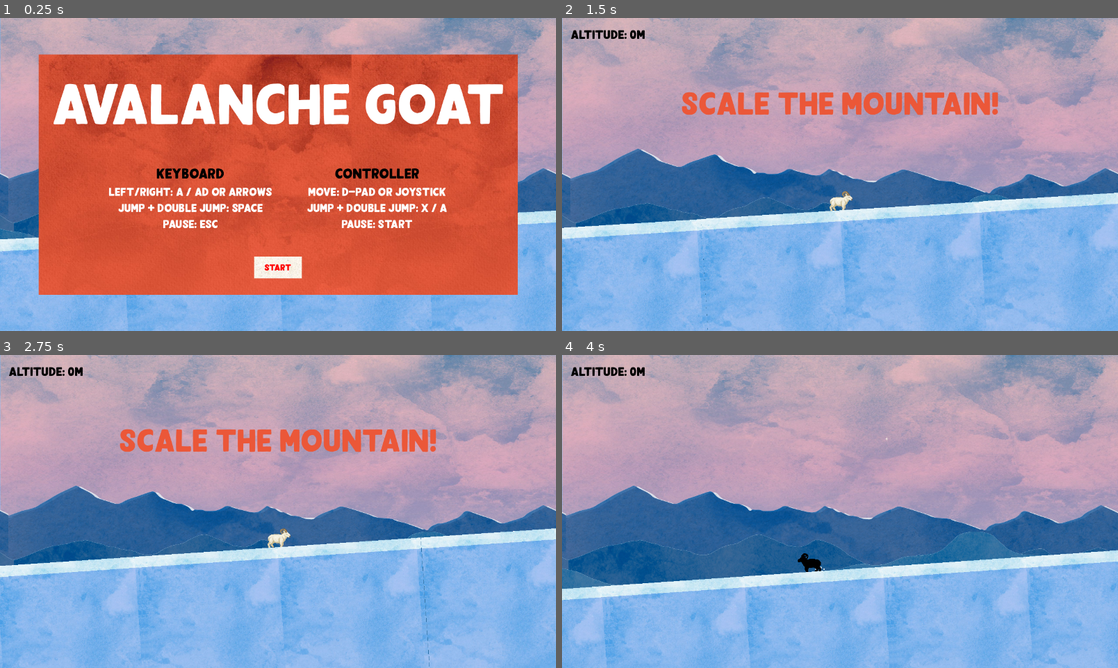
Above: before the commit, frames 1-4 (two rows, left to right).
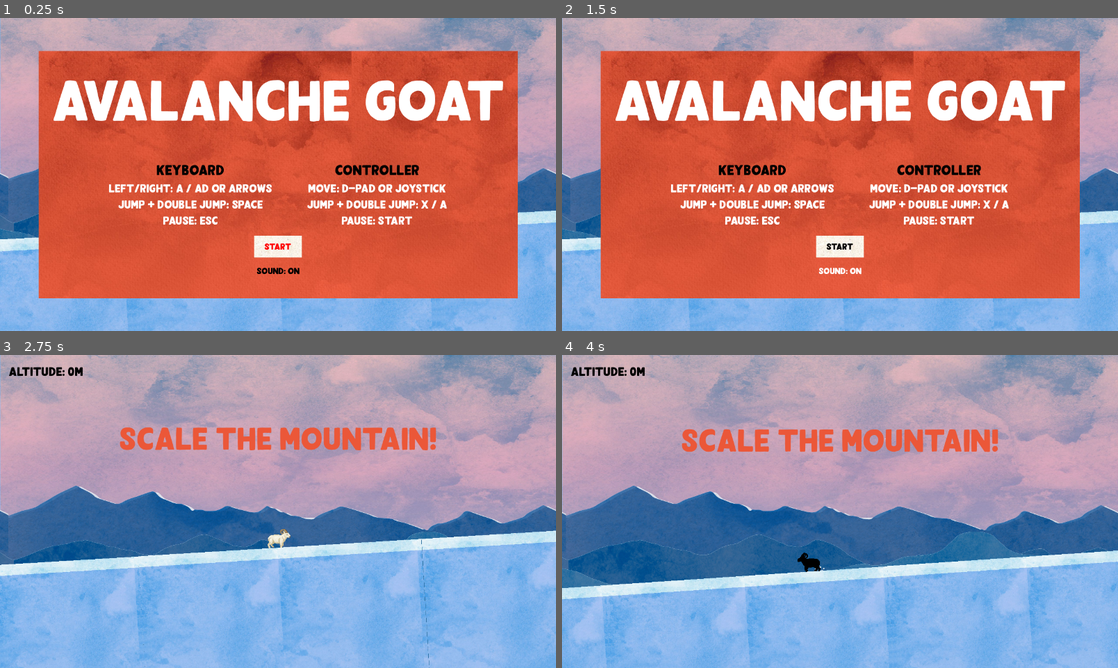
Above: after the commit, the same moments.

Repository: ashleyrevlett/avalanche
Game: Godot game, scene res://scene.tscn
The game is run twice, just before and just after one commit, with the same random seed, the same clock (stepped at 60 frames per second) and the same inputs.
Inputs (mouse positions are in pixels of both pictures, inside the frame that each line leads up to):
- Up to frame 1 (0.25 s): no input
- Up to frame 2 (1.5 s): click (840, 271) at 0.5 s, where only the run after the commit has a clickable "Sound: On"; click (840, 271) at 1.25 s, where only the run after the commit has a clickable "Sound: Off"
- Up to frame 3 (2.75 s): click (278, 583) at 2 s, where only the run after the commit has a clickable "Start"
- Up to frame 4 (4 s): hold D (right) 2.78-3.53 s; tap Space (jump) at 2.85, 3.02, 3.32, 3.6, 3.77 s; hold A (left) from 3.53 s (still down)

The runs differ from the first frame. In frame 1, 9.7% of the frame differs, in the area x 6-94%, y 10-90%; in frame 2, 71%, in the area x 0-100%, y 3-100%; in frame 3, 2.2%; in frame 4, 2.9%.

Commit message:
Add audio controls

Diff:
--- a/scene.tscn
+++ b/scene.tscn
@@ -22,6 +22,7 @@
 [ext_resource type="AudioStream" uid="uid://b01l0b4v6bjre" path="res://assets/audio/377309__mrthenoronha__piano-game-theme-loop.mp3" id="15_245i3"]
 [ext_resource type="Texture2D" uid="uid://d3slax7p0ewbg" path="res://assets/sprites/sun.png" id="19_aq5d1"]
 [ext_resource type="Script" path="res://scripts/sun.gd" id="20_ubo7t"]
+[ext_resource type="Script" path="res://scripts/music.gd" id="23_udcam"]
 
 [sub_resource type="Gradient" id="Gradient_lovku"]
 offsets = PackedFloat32Array(0.302857, 1)
@@ -272,6 +273,12 @@
 [sub_resource type="RectangleShape2D" id="RectangleShape2D_vua0g"]
 size = Vector2(52.0135, 6.5)
 
+[sub_resource type="StyleBoxEmpty" id="StyleBoxEmpty_sm1wg"]
+
+[sub_resource type="StyleBoxEmpty" id="StyleBoxEmpty_3apqg"]
+
+[sub_resource type="StyleBoxEmpty" id="StyleBoxEmpty_ffk7m"]
+
 [node name="Game" type="Node2D"]
 position = Vector2(0, -2)
 script = ExtResource("1_8h2uv")
@@ -668,20 +675,27 @@
 Pause: Start"
 horizontal_alignment = 1
 
-[node name="Control3" type="Control" parent="GameStartUI/PanelContainer/MarginContainer/VBoxContainer/VBoxContainer"]
-custom_minimum_size = Vector2(2.08165e-12, 10)
-layout_mode = 2
+[node name="StartButton" type="Button" parent="GameStartUI/PanelContainer/MarginContainer/VBoxContainer/VBoxContainer"]
+unique_name_in_owner = true
+layout_mode = 2
+size_flags_horizontal = 4
+theme = ExtResource("14_dmtj7")
+text = "Start"
 
 [node name="Control4" type="Control" parent="GameStartUI/PanelContainer/MarginContainer/VBoxContainer/VBoxContainer"]
 custom_minimum_size = Vector2(2.08165e-12, 10)
 layout_mode = 2
 
-[node name="StartButton" type="Button" parent="GameStartUI/PanelContainer/MarginContainer/VBoxContainer/VBoxContainer"]
+[node name="SoundButtonStart" type="Button" parent="GameStartUI/PanelContainer/MarginContainer/VBoxContainer/VBoxContainer"]
 unique_name_in_owner = true
 layout_mode = 2
 size_flags_horizontal = 4
-theme = ExtResource("14_dmtj7")
-text = "Start"
+size_flags_vertical = 4
+theme_override_colors/font_focus_color = Color(1, 1, 1, 1)
+theme_override_styles/normal = SubResource("StyleBoxEmpty_sm1wg")
+theme_override_styles/hover = SubResource("StyleBoxEmpty_3apqg")
+theme_override_styles/pressed = SubResource("StyleBoxEmpty_ffk7m")
+text = "Sound: On"
 
 [node name="Control2" type="Control" parent="GameStartUI/PanelContainer/MarginContainer/VBoxContainer/VBoxContainer"]
 custom_minimum_size = Vector2(2.08165e-12, 10)
@@ -692,6 +706,52 @@
 layout_mode = 2
 size_flags_horizontal = 4
 theme = ExtResource("14_dmtj7")
+
+[node name="IntroUI" type="CanvasLayer" parent="."]
+
+[node name="IntroContainer" type="MarginContainer" parent="IntroUI"]
+unique_name_in_owner = true
+anchors_preset = 5
+anchor_left = 0.5
+anchor_right = 0.5
+offset_left = -366.5
+offset_top = -112.0
+offset_right = 366.5
+offset_bottom = -18.0
+grow_horizontal = 2
+size_flags_horizontal = 4
+
+[node name="Label" type="Label" parent="IntroUI/IntroContainer"]
+layout_mode = 2
+size_flags_horizontal = 4
+theme = ExtResource("14_dmtj7")
+theme_override_colors/font_color = Color(0.921569, 0.341176, 0.219608, 1)
+theme_override_font_sizes/font_size = 72
+text = "Scale the Mountain!"
+
+[node name="ScoreUI" type="CanvasLayer" parent="."]
+unique_name_in_owner = true
+visible = false
+
+[node name="MarginContainer" type="MarginContainer" parent="ScoreUI"]
+offset_right = 40.0
+offset_bottom = 40.0
+theme_override_constants/margin_left = 20
+theme_override_constants/margin_top = 20
+
+[node name="VBoxContainer" type="VBoxContainer" parent="ScoreUI/MarginContainer"]
+layout_mode = 2
+
+[node name="ScoreLabel" type="Label" parent="ScoreUI/MarginContainer/VBoxContainer"]
+unique_name_in_owner = true
+layout_mode = 2
+theme = ExtResource("14_dmtj7")
+theme_override_font_sizes/font_size = 28
+text = "Altitude: 0"
+
+[node name="PlayerPos" type="Label" parent="ScoreUI/MarginContainer/VBoxContainer"]
+unique_name_in_owner = true
+layout_mode = 2
 
 [node name="PauseUI" type="CanvasLayer" parent="."]
 unique_name_in_owner = true
@@ -721,7 +781,7 @@
 
 [node name="VBoxContainer" type="VBoxContainer" parent="PauseUI/PanelContainer/MarginContainer"]
 layout_mode = 2
-theme_override_constants/separation = 10
+theme_override_constants/separation = 40
 
 [node name="PauseLabel" type="Label" parent="PauseUI/PanelContainer/MarginContainer/VBoxContainer"]
 layout_mode = 2
@@ -731,19 +791,23 @@
 text = "Paused"
 horizontal_alignment = 1
 
-[node name="Control" type="Control" parent="PauseUI/PanelContainer/MarginContainer/VBoxContainer"]
-custom_minimum_size = Vector2(2.08165e-12, 30)
-layout_mode = 2
-
 [node name="ResumeButton" type="Button" parent="PauseUI/PanelContainer/MarginContainer/VBoxContainer"]
 unique_name_in_owner = true
 layout_mode = 2
 theme = ExtResource("14_dmtj7")
 text = "Resume"
 
-[node name="Control3" type="Control" parent="PauseUI/PanelContainer/MarginContainer/VBoxContainer"]
-custom_minimum_size = Vector2(2.08165e-12, 20)
-layout_mode = 2
+[node name="SoundButton" type="Button" parent="PauseUI/PanelContainer/MarginContainer/VBoxContainer"]
+unique_name_in_owner = true
+layout_mode = 2
+theme = ExtResource("14_dmtj7")
+text = "Sound: On"
+
+[node name="MusicButton" type="Button" parent="PauseUI/PanelContainer/MarginContainer/VBoxContainer"]
+unique_name_in_owner = true
+layout_mode = 2
+theme = ExtResource("14_dmtj7")
+text = "Music: On"
 
 [node name="QuitButton" type="Button" parent="PauseUI/PanelContainer/MarginContainer/VBoxContainer"]
 unique_name_in_owner = true
@@ -755,57 +819,12 @@
 custom_minimum_size = Vector2(2.08165e-12, 10)
 layout_mode = 2
 
-[node name="IntroUI" type="CanvasLayer" parent="."]
-
-[node name="IntroContainer" type="MarginContainer" parent="IntroUI"]
-unique_name_in_owner = true
-anchors_preset = 5
-anchor_left = 0.5
-anchor_right = 0.5
-offset_left = -366.5
-offset_top = -112.0
-offset_right = 366.5
-offset_bottom = -18.0
-grow_horizontal = 2
-size_flags_horizontal = 4
-
-[node name="Label" type="Label" parent="IntroUI/IntroContainer"]
-layout_mode = 2
-size_flags_horizontal = 4
-theme = ExtResource("14_dmtj7")
-theme_override_colors/font_color = Color(0.921569, 0.341176, 0.219608, 1)
-theme_override_font_sizes/font_size = 72
-text = "Scale the Mountain!"
-
-[node name="ScoreUI" type="CanvasLayer" parent="."]
-unique_name_in_owner = true
-visible = false
-
-[node name="MarginContainer" type="MarginContainer" parent="ScoreUI"]
-offset_right = 40.0
-offset_bottom = 40.0
-theme_override_constants/margin_left = 20
-theme_override_constants/margin_top = 20
-
-[node name="VBoxContainer" type="VBoxContainer" parent="ScoreUI/MarginContainer"]
-layout_mode = 2
-
-[node name="ScoreLabel" type="Label" parent="ScoreUI/MarginContainer/VBoxContainer"]
-unique_name_in_owner = true
-layout_mode = 2
-theme = ExtResource("14_dmtj7")
-theme_override_font_sizes/font_size = 28
-text = "Altitude: 0"
-
-[node name="PlayerPos" type="Label" parent="ScoreUI/MarginContainer/VBoxContainer"]
-unique_name_in_owner = true
-layout_mode = 2
-
-[node name="AudioStreamPlayer" type="AudioStreamPlayer" parent="."]
+[node name="MusicPlayer" type="AudioStreamPlayer" parent="."]
 process_mode = 3
 stream = ExtResource("15_245i3")
 volume_db = -15.0
 autoplay = true
+script = ExtResource("23_udcam")
 
 [connection signal="timeout" from="Camera2D/AvalancheEvent/AvalancheEmitTimer" to="Camera2D/AvalancheEvent" method="_on_avalanche_emit_timer_timeout"]
 [connection signal="timeout" from="Camera2D/AvalancheEvent/AvalancheDurationTimer" to="Camera2D/AvalancheEvent" method="_on_avalanche_duration_timer_timeout"]
@@ -815,3 +834,6 @@
 [connection signal="screen_exited" from="Character/VisibleOnScreenNotifier2D" to="Character" method="_on_screen_exited"]
 [connection signal="body_entered" from="Character/HeadDetector" to="Character" method="_on_head_detector_body_entered"]
 [connection signal="body_exited" from="Character/HeadDetector" to="Character" method="_on_head_detector_body_exited"]
+[connection signal="button_up" from="GameStartUI/PanelContainer/MarginContainer/VBoxContainer/VBoxContainer/SoundButtonStart" to="MusicPlayer" method="_on_sound_button_start_button_up"]
+[connection signal="button_up" from="PauseUI/PanelContainer/MarginContainer/VBoxContainer/SoundButton" to="MusicPlayer" method="_on_sound_button_button_up"]
+[connection signal="button_up" from="PauseUI/PanelContainer/MarginContainer/VBoxContainer/MusicButton" to="MusicPlayer" method="_on_music_button_button_up"]
--- a/scripts/character.gd
+++ b/scripts/character.gd
@@ -2,6 +2,7 @@
 
 signal player_death
 
+@export var sound_enabled = true
 @export var speed = 1200
 @export var jump_speed = -1800
 @export var gravity = 4000
@@ -87,12 +88,13 @@
 		var tween = get_tree().create_tween()
 		tween.tween_property($Sprite2D, "modulate", Color.RED, .1)
 		tween.tween_property($Sprite2D, "modulate", Color.WHITE, .1)
-		if not %GoatAudio.playing:
+		if sound_enabled and not %GoatAudio.playing:
 			%GoatAudio.play()
 	else:
 		time_elapsed_crushed = 0
 		$Sprite2D.self_modulate = 0xffffffff
-		%GoatAudio.stop()
+		if sound_enabled:
+			%GoatAudio.stop()
 		if %DamageParticles.emitting:
 			%DamageParticles.emitting = false
 
@@ -121,7 +123,8 @@
 		if jumps_since_ground == 1:
 			%EffectParticles.emitting = true
 
-		%JumpAudio.play()
+		if sound_enabled:
+			%JumpAudio.play()
 		jumps_since_ground += 1
 		velocity.y = jump_speed
 
--- /dev/null
+++ b/scripts/music.gd
@@ -0,0 +1,36 @@
+extends AudioStreamPlayer
+
+
+func _on_music_button_button_up():
+	if playing:
+		stop()
+		%MusicButton.text = "Music: Off"
+	else:
+		play()
+		%MusicButton.text = "Music: On"
+
+
+func _on_sound_button_button_up():
+	if %Character.sound_enabled:
+		%Character.sound_enabled = false
+		%SoundButton.text = "Sound: Off"
+	else:
+		%Character.sound_enabled = true
+		%SoundButton.text = "Sound: On"
+
+
+
+func _on_sound_button_start_button_up():
+	print("SOUND PRESSED")
+	if playing:
+		stop()
+		%SoundButtonStart.text = "Sound: Off"
+		%MusicButton.text = "Music: Off"
+		%Character.sound_enabled = false
+		%SoundButton.text = "Sound: Off"
+	else:
+		play()
+		%SoundButtonStart.text = "Sound: On"
+		%MusicButton.text = "Music: On"
+		%Character.sound_enabled = true
+		%SoundButton.text = "Sound: On"
Not shown: 1 places in scene.tscn that only renumber resources
